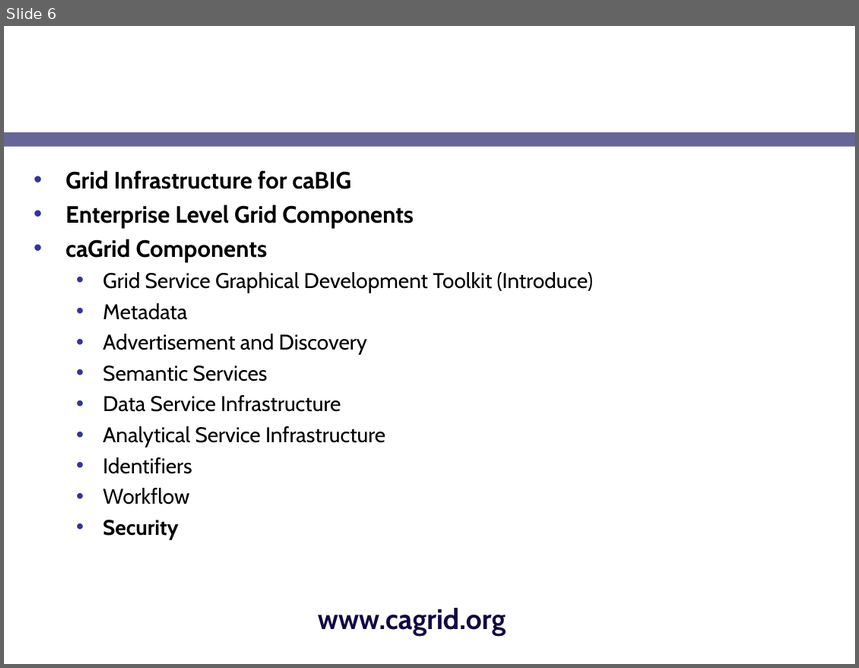
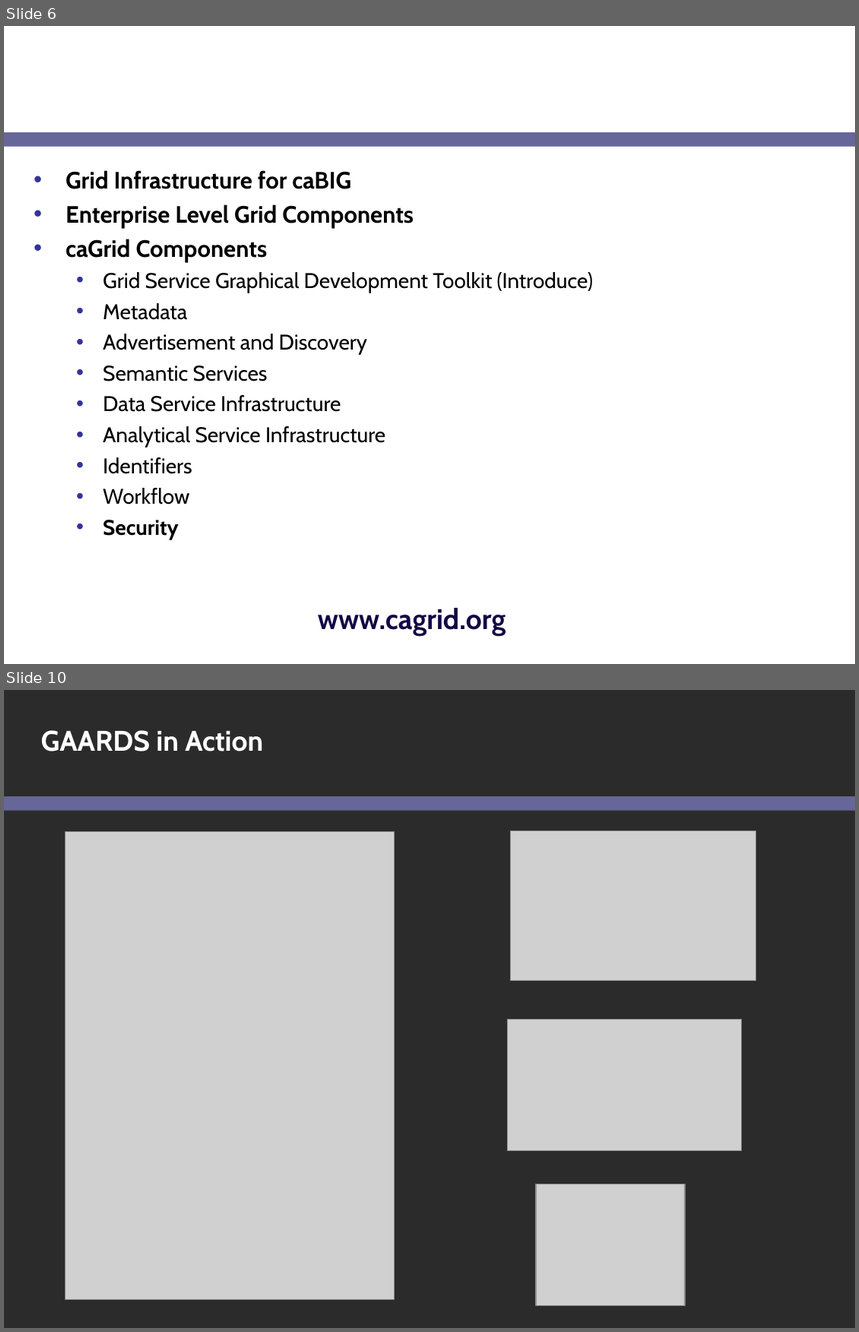
Before and after one commit to NCIP/cagrid-portal, a slide deck: cagrid-1-0/Documentation/presentations/security/gaards-ogf-19.ppt. Shown one above the other, each under a label of ours: slide 6 before the commit, slides 6 and 10 after it; the slides between them are not shown. The pictures are 859x668 and 859x1332 pixels, drawn with LibreOffice and Linux fonts; fonts in the diff are those of the drawing; grey boxes stand for pictures; background and template pictures are left out; a plain dark background stands for a picture behind light text. Boxes give left, top, right and bottom in pixels: in the first picture for what was removed or moved away, otherwise in the second. Text is boxed around its words. In the diff, an @@ line names an element or a change of style, - is before the commit and + after.

```diff
--- a/cagrid-1-0/Documentation/presentations/security/gaards-ogf-19.ppt
+++ b/cagrid-1-0/Documentation/presentations/security/gaards-ogf-19.ppt
@@ slide 10 added at (4, 690, 855, 1328), background picture (left out); not listed: 1 template element that a slide beside it also shows @@
@@ title added at (41, 730, 263, 752), 24 pt, text #FFFFFF, bold @@
+GAARDS in Action
@@ picture added at (66, 832, 395, 1300) @@
@@ picture added at (510, 831, 756, 981) @@
@@ picture added at (508, 1019, 742, 1151) @@
@@ picture added at (536, 1185, 685, 1306) @@
```
Also in this commit, not shown: 9 other slides added.
